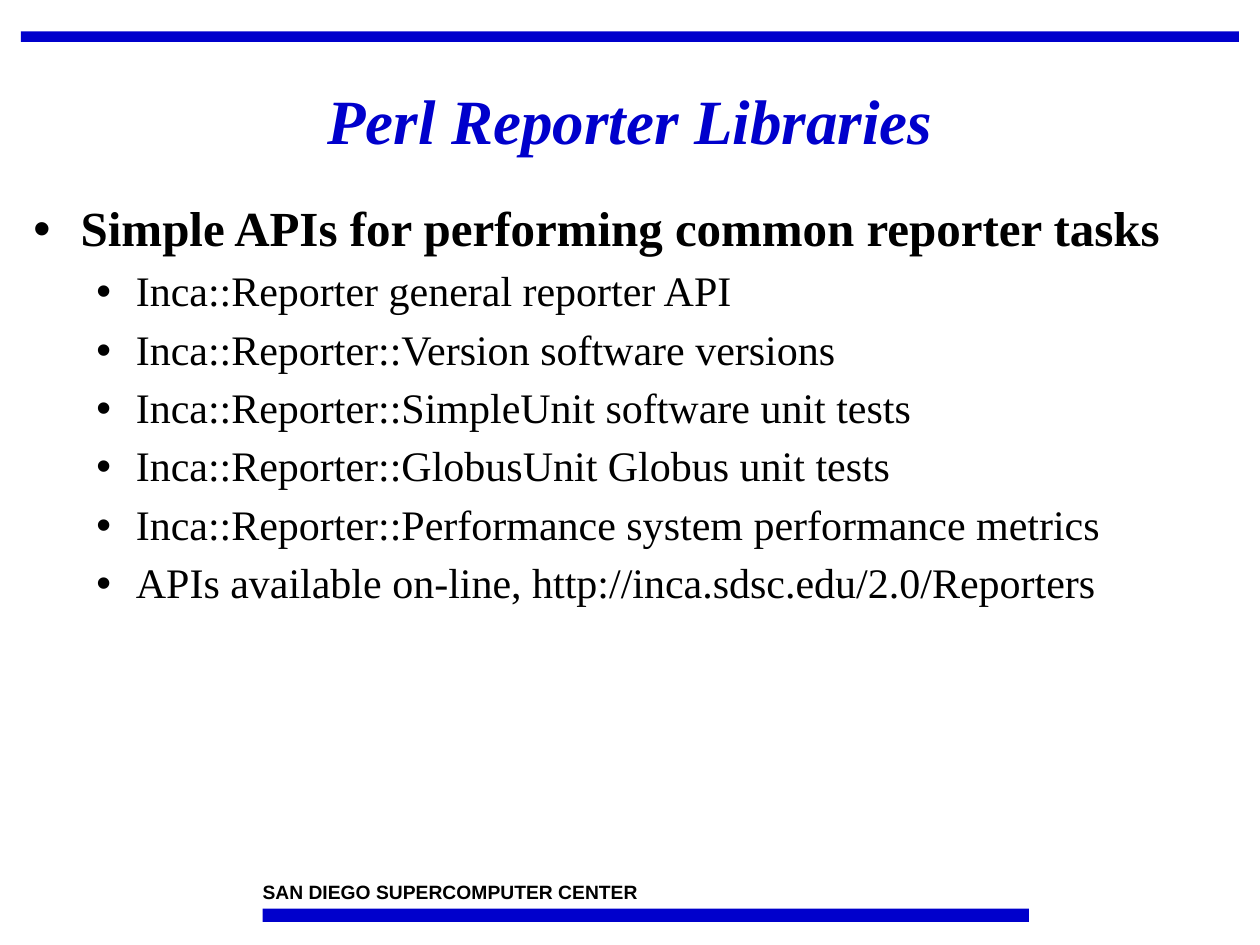
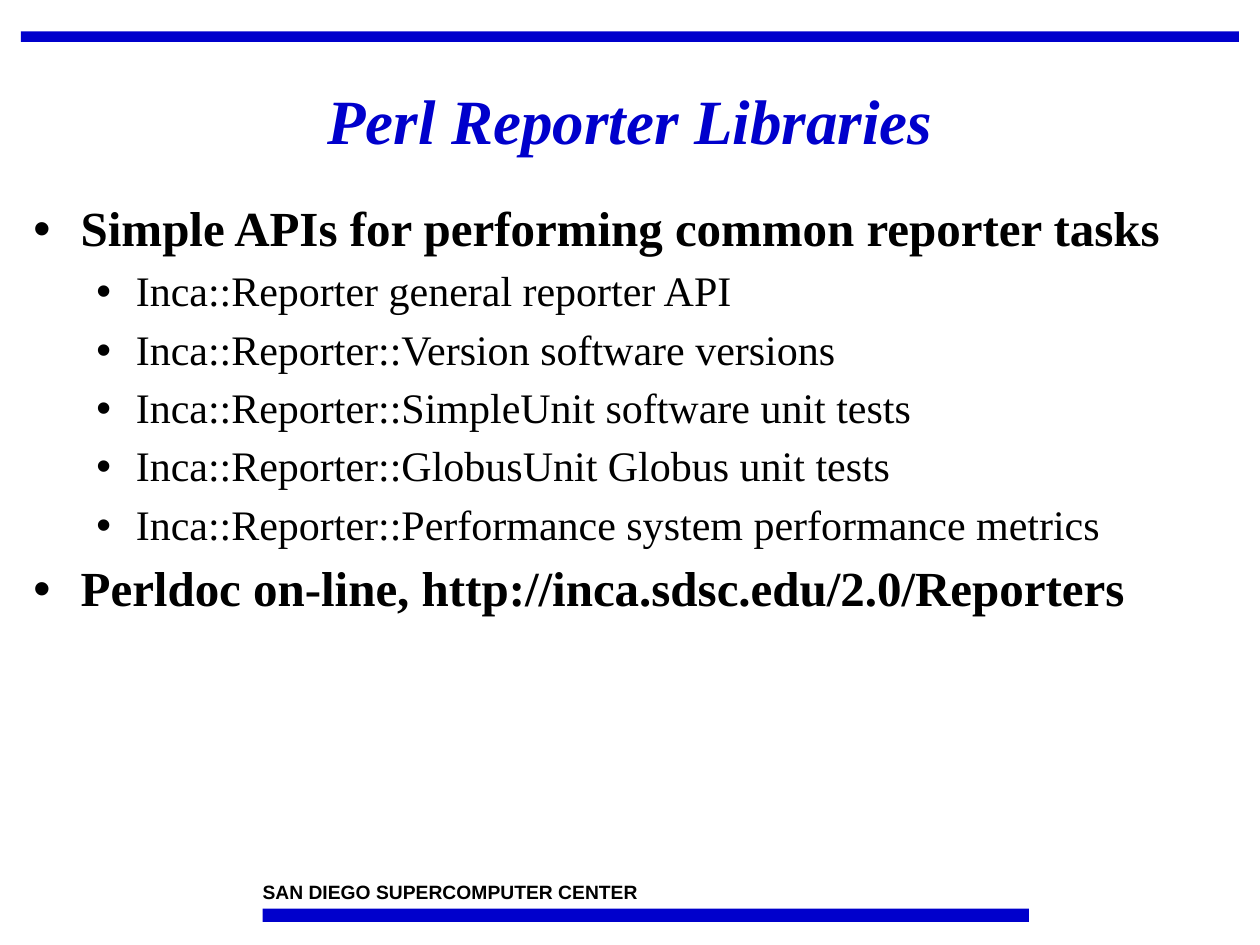
Before and after one commit to IncaProject/inca-xsede, a slide deck: slide 9 of talks/feb-06-workshop/incaReporters.ppt. Drawn at 1260x945 pixels with LibreOffice and Linux fonts; fonts in the diff are those of the drawing; background and template pictures are left out. Boxes give left, top, right and bottom in pixels: in the first picture for what was removed or moved away, otherwise in the second. Text is boxed around its words. In the diff, an @@ line names an element or a change of style, - is before the commit and + after.

```diff
--- a/talks/feb-06-workshop/incaReporters.ppt
+++ b/talks/feb-06-workshop/incaReporters.ppt
@@ text at (81,572,1125,616): text changed; size 24 to 28 pt; bold on @@
-  • APIs available on-line, http://inca.sdsc.edu/2.0/Reporters
+• Perldoc on-line, http://inca.sdsc.edu/2.0/Reporters
```
Also in this commit, not shown: 5 other slides changed, 2 other files.
